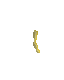
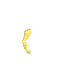
Two versions of the same layered image (64x80). Layer-by-layer changes:
showed "arm outer" (1st of 2, in "frame 2") over [22, 29, 31, 54]
hid "arm behind" (1st of 2, in "frame 2"), painted on it over [33, 30, 40, 53]
